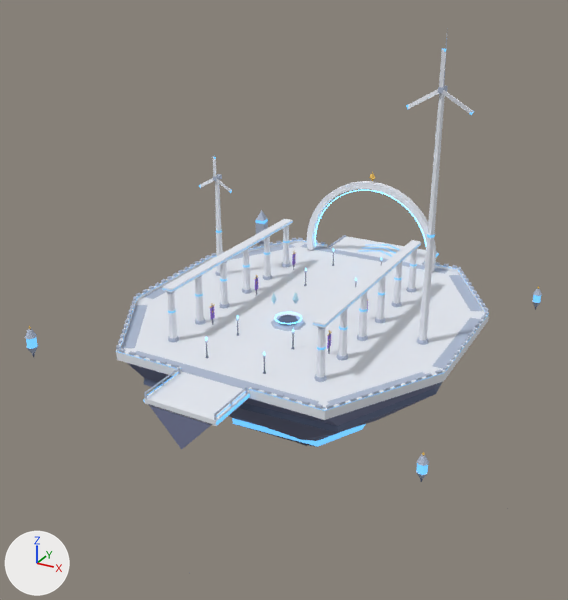
The FBX model assets/export/worlds/sky_citadel/chunk_spire_court_b.fbx as it was, and as the next commit left it.
Rendered twice from a camera (50 mm lens) standing at (191.0, -376.0, 190.0) and looking at (-7.0, -15.0, 9.0). The lights are fixed; the arrows at lower left show +X, +Y and +Z. The older version comes first. Where no turn or scale is listed for an object, it has been applied to the vertices. Vertices at exactly the same position are counted once.

In view in the first picture: 'chunk_spire_court_b'.
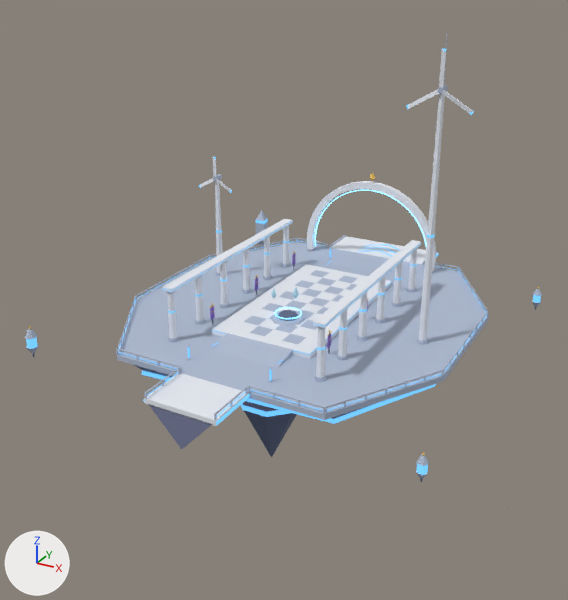
Patch to the scene script:
```diff
--- a/assets/export/worlds/sky_citadel/chunk_spire_court_b.fbx.py
+++ b/assets/export/worlds/sky_citadel/chunk_spire_court_b.fbx.py
@@ me_chunk_spire_court_b @@
-me_chunk_spire_court_b.from_pydata(...)  # 3407 vertices, 2599 faces; spans x -128.0..128.0, y -128.0..128.0, z -96.0..160.0
+me_chunk_spire_court_b.from_pydata(...)  # 3084 vertices, 2295 faces; spans x -128.0..128.0, y -128.0..128.0, z -96.0..160.0
+# me_chunk_spire_court_b part 1: a new loose piece, an 8-sided cut cone along z (radius 19.0 at the low end, 24.0 at the high end) spanning x -22.0..22.0, y -66.0..-22.0, z -35.0..-12.0, in mat_sc_hullslate (greyish blue #767c9c)
+# me_chunk_spire_court_b part 2: a new loose piece, an 8-sided cylinder along z spanning x -18.2..18.2, y -62.2..-25.8, z -38.1..-35.1, in mat_sc_azuredim (blue #4680a8, glowing blue #4680a8)
+# me_chunk_spire_court_b part 3: a new loose piece, an 8-sided cone pointing to -z spanning x -18.0..18.0, y -62.0..-26.0, z -78.0..-38.0, in mat_sc_deepalloy (blue #5c6886)
+# me_chunk_spire_court_b part 4: the loose piece of 8 vertices spanning x -60.0..-20.0, y -100.0..-98.0, z 2.0 is moved by (0.0, 0.0, 1.0), in mat_sc_palealloy (blue #b0bcd2)
+# me_chunk_spire_court_b part 5: a new loose piece, a box spanning x -60.0..-20.0, y -99.35..-99.05, z 0.95..1.25, in mat_sc_azuredim (blue #4680a8, glowing blue #4680a8)
+# me_chunk_spire_court_b part 6: the loose piece of 8 vertices spanning x 28.0..32.0, y -100.0..-98.0, z 2.0..3.0 is moved by (-10.0, 0.0, -1.0)
+# me_chunk_spire_court_b part 7: the loose piece of 8 vertices spanning x 35.0..38.0, y -100.0..-98.0, z 2.0..3.0 is moved by (10.0, 0.0, -1.0)
+# me_chunk_spire_court_b part 8: the loose piece of 8 vertices spanning x 20.0..60.0, y -100.0..-98.0, z 2.0 is moved by (0.0, 0.0, 1.0), in mat_sc_palealloy (blue #b0bcd2)
+# me_chunk_spire_court_b part 9: a new loose piece, a box spanning x 20.0..60.0, y -99.35..-99.05, z 0.95..1.25, in mat_sc_azuredim (blue #4680a8, glowing blue #4680a8)
+# me_chunk_spire_court_b part 10: the loose piece of 8 vertices spanning x 59.0..96.0, y -100.0..-39.0, z 2.0 is moved by (0.0, 0.0, 1.0), in mat_sc_palealloy (blue #b0bcd2)
+# me_chunk_spire_court_b part 11: the loose piece of 8 vertices spanning x 94.0..96.0, y -40.0..40.0, z 2.0 is moved by (0.0, 0.0, 1.0), in mat_sc_palealloy (blue #b0bcd2)
+# me_chunk_spire_court_b part 12: a new loose piece, a box spanning x 95.05..95.35, y -40.0..40.0, z 0.95..1.25, in mat_sc_azuredim (blue #4680a8, glowing blue #4680a8)
+# me_chunk_spire_court_b part 13: the loose piece of 8 vertices spanning x 59.0..96.0, y 39.0..100.0, z 2.0 is moved by (0.0, 0.0, 1.0), in mat_sc_palealloy (blue #b0bcd2)
+# me_chunk_spire_court_b part 14: the loose piece of 64 vertices spanning x -8.0..8.0, y -32.0..-16.0, z 3.0..4.0 is rebuilt with 16 vertices and now spans x -9.0..9.0, y -33.0..-15.0, z 3.0..4.0, in mat_sc_palealloy (blue #b0bcd2)
+# me_chunk_spire_court_b part 15: the loose piece of 8 vertices spanning x 56.0..91.0, y -93.0..-42.0, z 0.0 is rebuilt with 8 vertices and now spans x 59.0..95.0, y -100.0..-40.0, z 1.0, in mat_sc_azuredim (blue #4680a8, glowing blue #4680a8)
+# me_chunk_spire_court_b part 16: 107 loose pieces with 952 vertices, spanning x -96.0..96.0, y -100.0..100.0, z 0.0..22.0, are deleted
+# me_chunk_spire_court_b part 17: 34 vertices moved from x -96.0..96.0, y -95.0..95.0, z -40.0..3.0 to x -96.0..96.0, y -94.0..94.0, z -16.0..3.0; 238 vertices removed from x -96.0..96.0, y -100.0..100.0, z -96.0..3.0; 737 vertices added at x -96.0..96.0, y -100.0..100.0, z -19.0..25.0
+# me_chunk_spire_court_b part 18: 10 faces spanning x -96.0..96.0, y -100.0..100.0, z -3.0..0.0 switch from mat_sc_citadelwhite (white #e8ecf4) to mat_sc_palealloy (blue #b0bcd2)
+# me_chunk_spire_court_b part 19: 8 faces spanning x -89.0..89.0, y -94.0..94.0, z -12.0..-10.0 switch from mat_sc_deepalloy (blue #5c6886) to mat_sc_azuredim (blue #4680a8, glowing blue #4680a8)
+# other edits to the shape of me_chunk_spire_court_b do not show in these pictures
 me_chunk_spire_court_b.materials.append(mat_sc_hullslate)
```

Location of each change, (x1, y1, x2, y2) in pixels of the pictures (568 x 600 px; the box of a moved part takes in the faces that stretch with it):
part 1 of me_chunk_spire_court_b, added (mostly hidden): after (243, 401, 278, 412)
part 2 of me_chunk_spire_court_b, added: after (241, 403, 290, 417)
part 3 of me_chunk_spire_court_b, added (blue): after (244, 410, 297, 458)
part 4 of me_chunk_spire_court_b, moved or reshaped: before (116, 351, 181, 369); after (118, 349, 179, 367)
part 5 of me_chunk_spire_court_b, added: after (119, 352, 176, 369)
part 6 of me_chunk_spire_court_b, moved or reshaped: before (264, 389, 271, 394); after (248, 385, 251, 392)
part 7 of me_chunk_spire_court_b, moved or reshaped: before (277, 393, 284, 398); after (298, 400, 300, 407)
part 8 of me_chunk_spire_court_b, moved or reshaped: before (250, 389, 325, 411); after (250, 386, 324, 408)
part 9 of me_chunk_spire_court_b, added: after (250, 390, 323, 411)
part 10 of me_chunk_spire_court_b, moved or reshaped: before (325, 372, 445, 411); after (324, 370, 443, 408)
part 11 of me_chunk_spire_court_b, moved or reshaped: before (445, 315, 488, 372); after (443, 311, 488, 370)
part 12 of me_chunk_spire_court_b, added: after (444, 314, 488, 372)
part 13 of me_chunk_spire_court_b, moved or reshaped: before (458, 270, 486, 312); after (458, 267, 488, 311)
part 14 of me_chunk_spire_court_b, rebuilt (29% wider, 23% taller): before (275, 312, 302, 324); after (271, 311, 306, 326)
part 15 of me_chunk_spire_court_b, rebuilt (16% wider, 12% taller): before (327, 372, 425, 405); after (327, 374, 441, 411)
part 16 of me_chunk_spire_court_b, deleted: before (116, 238, 489, 409)
part 17 of me_chunk_spire_court_b, reshaped: before (116, 239, 489, 447); after (116, 238, 489, 419)
part 18 of me_chunk_spire_court_b, recoloured: (116, 243, 489, 420) in both
part 19 of me_chunk_spire_court_b, recoloured: before (144, 378, 442, 433); after (141, 370, 436, 424)
